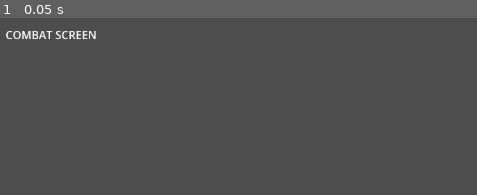
Above: before the commit, frame 1.
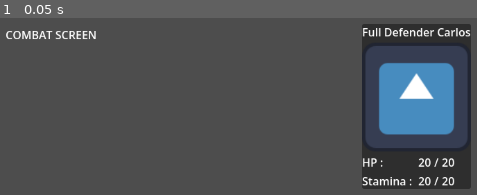
Above: after the commit, the same moment.

Repository: jvcmtr/GodotRpgProject2026
Game: Godot game, scene res://scenes/main.tscn
Same seed, same stepped clock (60 frames per second), same inputs: the game is played once before the commit and once after it. The engine's default icon, where the game draws it, is replaced by a stand-in: a white triangle on a blue panel in a dark square.
Inputs:
- Up to frame 1 (0.05 s): no input

The runs differ from the first frame. In frame 1, 15% of the frame differs, in the area x 75-99%, y 3-97%.
Error before the commit: Parse Error: Identifier "enemie" not declared in the current scope. (res://scripts/combat/TurnManager.gd:39)
Error after the commit: Trying to assign an array of type "Array" to a variable of type "Array[CombatentClass]". (res://scripts/combat/TurnManager.gd:40)

Commit message:
Fixed breaking issues

Diff:
--- a/rpg-try-2026/scripts/combat/CombatConstants.gd
+++ b/rpg-try-2026/scripts/combat/CombatConstants.gd
@@ -15,7 +15,7 @@
 # -------------------------------------------------------------------------------------------------------------------------------------------
 
 class WIN_CONDITION_OVERRIDE:
-	var DEFAULT_VALUE = VALUES.ALL_TEAM_DEFEATED
+	static var DEFAULT_VALUE = VALUES.ALL_TEAM_DEFEATED
 
 	enum VALUES{
 		## (default) If this option is chosen, keeps the default behaviour,
@@ -27,23 +27,23 @@
 		ALL_ENEMIES_DEFEATED
 	}
 
-	func MAP(value):
+	static func MAP(value):
 		return {
 		VALUES.ALL_TEAM_DEFEATED: __ALL_TEAM_DEFEATED,
 		VALUES.ALL_ENEMIES_DEFEATED: __ALL_ENEMIES_DEFEATED
 		}.get(value, DEFAULT_VALUE)
 
-	func CALL(value, player:CombatentClass, alies: Array[CombatentClass], enemies :Array[CombatentClass]) -> COMBAT.OUTPUT:
+	static func CALL(value, player:CombatentClass, alies: Array[CombatentClass], enemies :Array[CombatentClass]) -> COMBAT.OUTPUT:
 		return MAP(value).call(player, alies, enemies)
 
-	func __ALL_TEAM_DEFEATED(player:CombatentClass, alies: Array[CombatentClass], enemies :Array[CombatentClass]) -> COMBAT.OUTPUT:
+	static func __ALL_TEAM_DEFEATED(player:CombatentClass, alies: Array[CombatentClass], enemies :Array[CombatentClass]) -> COMBAT.OUTPUT:
 		if enemies.all(func(a): a.is_defeated()):
 			return COMBAT.OUTPUT.WIN
 		if player.is_defeated() and alies.all(func(a): a.is_defeated()):
 			return COMBAT.OUTPUT.LOOSE
 		return COMBAT.OUTPUT.RUNNING
 
-	func __ALL_ENEMIES_DEFEATED(player:CombatentClass, alies: Array[CombatentClass], enemies :Array[CombatentClass]) -> COMBAT.OUTPUT:
+	static func __ALL_ENEMIES_DEFEATED(player:CombatentClass, alies: Array[CombatentClass], enemies :Array[CombatentClass]) -> COMBAT.OUTPUT:
 		if enemies.all(func(a): a.is_defeated()):
 			return COMBAT.OUTPUT.WIN
 		if player.is_defeated():
@@ -55,7 +55,7 @@
 # -------------------------------------------------------------------------------------------------------------------------------------------
 
 class TIE_BREAKER_RULE:
-	var DEFAULT_VALUE = VALUES.NONE
+	static var DEFAULT_VALUE = VALUES.NONE
 
 	enum VALUES{
 		NONE, # COMBAT WILL BE CONSIDERED A TIE
@@ -74,7 +74,7 @@
 		#RANDOM
 	}
 
-	func MAP(value):
+	static func MAP(value):
 		return {
 			VALUES.NONE : _NONE,
 			VALUES.ALWAYS_PLAYER : __ALWAYS_PLAYER,
@@ -83,29 +83,29 @@
 			VALUES.MOST_STAMINA: __MOST_STAMINA
 		}.get(value, DEFAULT_VALUE)
 
-	func APPLY(rules: Array[TIE_BREAKER_RULE], player:CombatentClass, alies: Array[CombatentClass], enemies :Array[CombatentClass]) -> COMBAT.OUTPUT:
+	static func APPLY(rules: Array[TIE_BREAKER_RULE.VALUES], player:CombatentClass, alies: Array[CombatentClass], enemies :Array[CombatentClass]) -> COMBAT.OUTPUT:
 		for r in rules:
 			var result = MAP(r).call(player, alies, enemies)
 			if not result == COMBAT.OUTPUT.TIE:
 				return result
 		return MAP(DEFAULT_VALUE).call(player, alies, enemies)
 
-	func _NONE(player:CombatentClass, alies: Array[CombatentClass], enemies :Array[CombatentClass]) -> COMBAT.OUTPUT:
+	static func _NONE(player:CombatentClass, alies: Array[CombatentClass], enemies :Array[CombatentClass]) -> COMBAT.OUTPUT:
 		return COMBAT.OUTPUT.TIE
 
-	func __ALWAYS_PLAYER(player:CombatentClass, alies: Array[CombatentClass], enemies :Array[CombatentClass]) -> COMBAT.OUTPUT:
+	static func __ALWAYS_PLAYER(player:CombatentClass, alies: Array[CombatentClass], enemies :Array[CombatentClass]) -> COMBAT.OUTPUT:
 		return COMBAT.OUTPUT.WIN
 
-	func _ALWAYS_ENEMY(player:CombatentClass, alies: Array[CombatentClass], enemies :Array[CombatentClass]) -> COMBAT.OUTPUT:
+	static func _ALWAYS_ENEMY(player:CombatentClass, alies: Array[CombatentClass], enemies :Array[CombatentClass]) -> COMBAT.OUTPUT:
 		return COMBAT.OUTPUT.LOOSE
 
-	func __MOST_HP(player:CombatentClass, alies: Array[CombatentClass], enemies :Array[CombatentClass]) -> COMBAT.OUTPUT:
+	static func __MOST_HP(player:CombatentClass, alies: Array[CombatentClass], enemies :Array[CombatentClass]) -> COMBAT.OUTPUT:
 		return __ATTR_BASED(func(i): i.current_hp, player, alies, enemies)
 
-	func __MOST_STAMINA(player:CombatentClass, alies: Array[CombatentClass], enemies :Array[CombatentClass]) -> COMBAT.OUTPUT:
+	static func __MOST_STAMINA(player:CombatentClass, alies: Array[CombatentClass], enemies :Array[CombatentClass]) -> COMBAT.OUTPUT:
 		return __ATTR_BASED(func(i): i.current_stamina, player, alies, enemies)
 
-	func __ATTR_BASED(selector, player:CombatentClass, alies: Array[CombatentClass], enemies :Array[CombatentClass], use_max=true) -> COMBAT.OUTPUT:
+	static func __ATTR_BASED(selector, player:CombatentClass, alies: Array[CombatentClass], enemies :Array[CombatentClass], use_max=true) -> COMBAT.OUTPUT:
 		var fn = max if use_max else min
 		var ally_group = alies + [player]
 
--- a/rpg-try-2026/scripts/combat/TurnManager.gd
+++ b/rpg-try-2026/scripts/combat/TurnManager.gd
@@ -11,6 +11,7 @@
 var alies : Array[CombatentClass] = []
 var enemies : Array[CombatentClass] = []
 var combatents : Array[CombatentClass] = []
+var current_round : int = 0
 
 
 # ============== INITIALIZATION ===========================
@@ -36,7 +37,7 @@
 		alies.append(CombatentClass.new(x))
 	for x in encounter_res.enemies:
 		enemies.append(CombatentClass.new(x))
-	combatents = alies + [player] + enemie
+	combatents = alies + [player] + enemies
 	gdutils.sort_by(combatents, "speed", true)
 
 
@@ -65,7 +66,7 @@
 	pass
 
 func run_round():
-	var combatents = alies + [player] + enemie
+	var combatents = alies + [player] + enemies
 	combatents.sort
 	for c in combatents:
 		combatents.take_turn(TurnManager)
--- a/rpg-try-2026/scripts/combat/resources/CombatMetadataResource.gd
+++ b/rpg-try-2026/scripts/combat/resources/CombatMetadataResource.gd
@@ -16,7 +16,7 @@
 ## this is: check if each creature in a given team (alies/foes) is defeated. If so, that team loses.
 ## [b] ALL_ENEMIES_DEFEATED : [/b] If this option is chosen, check if each foes is defeated. If so, that team loses.
 ## The player (alies) team looses if the player itself is defeated, no matter how many allies it has left.
-@export var combat_win_condition_override : COMBAT.WIN_CONDITION_OVERRIDE = COMBAT.WIN_CONDITION_OVERRIDE.DEFAULT_VALUE
+@export var combat_win_condition_override : COMBAT.WIN_CONDITION_OVERRIDE.VALUES = COMBAT.WIN_CONDITION_OVERRIDE.DEFAULT_VALUE
 
 ## Determines weather or not there is a limit in rounds to the combat. If the limit is reached while no team is victorious, it is considered a tie
 ## [b] Default Value : [/b] [code] 0 [/code] means that the combat has no limit of turns
@@ -32,7 +32,7 @@
 ## [b] LESS_DEFEATED_MEMBERS : [/b] Team with the most "dead" (defeated) enemies LOOSES
 ## [b] MOST_HP : [/b] Team of the creature with the current most hp wins
 ## [b] MOST_STAMINA : [/b] Team of the creature with the current most stamina wins
-@export var tie_breaker_rules : Array[COMBAT.TIE_BREAKER_RULE] = [COMBAT.TIE_BREAKER_RULE.DEFAULT_VALUE]
+@export var tie_breaker_rules : Array[COMBAT.TIE_BREAKER_RULE.VALUES] = [COMBAT.TIE_BREAKER_RULE.DEFAULT_VALUE]
 
 func get_combat_output(manager : TurnManager):
 	var state = COMBAT.WIN_CONDITION_OVERRIDE.CALL(combat_win_condition_override, manager.player, manager.alies, manager.enemies)
@@ -42,10 +42,10 @@
 		return _handle_tiebreak(state, manager)
 
 	# Se o limite de turnos chegou
-	if rounds_limit > 0 and TurnManager.rounds > rounds_limit:
+	if rounds_limit > 0 and manager.current_round > rounds_limit:
 		return _handle_tiebreak(COMBAT.OUTPUT.TIE, manager)
 
-	return COMBAT.OUTPUT.RUNING
+	return COMBAT.OUTPUT.RUNNING
 
 func _handle_tiebreak(output: COMBAT.OUTPUT, manager:TurnManager):
 	if not output == COMBAT.OUTPUT.TIE:
